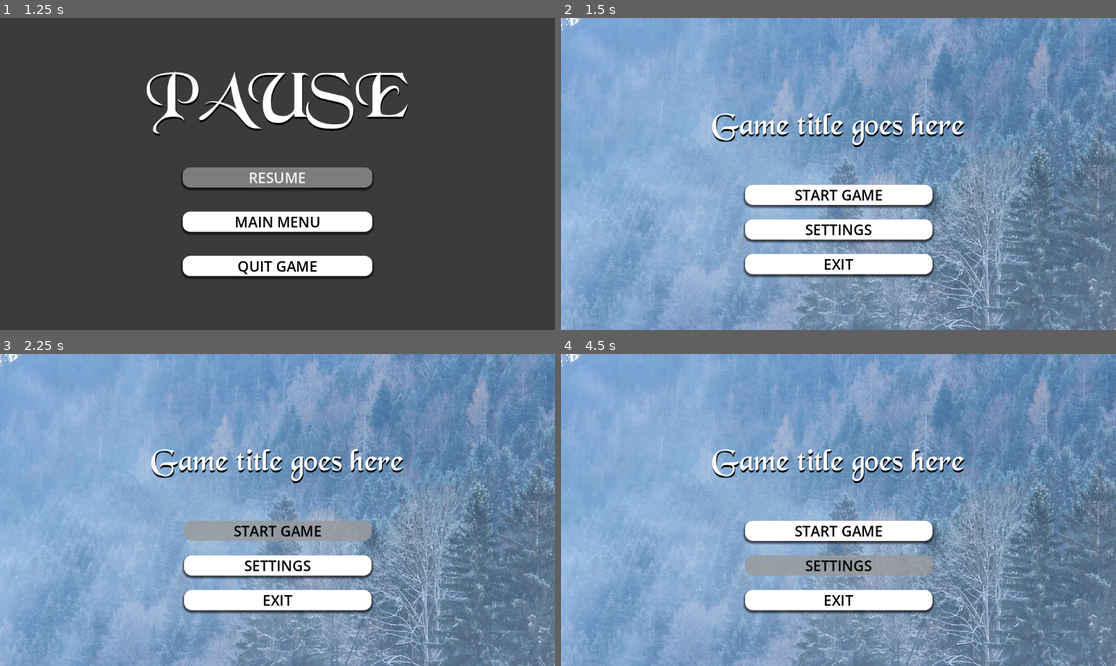
Above: before the commit, frames 1-4 (two rows, left to right).
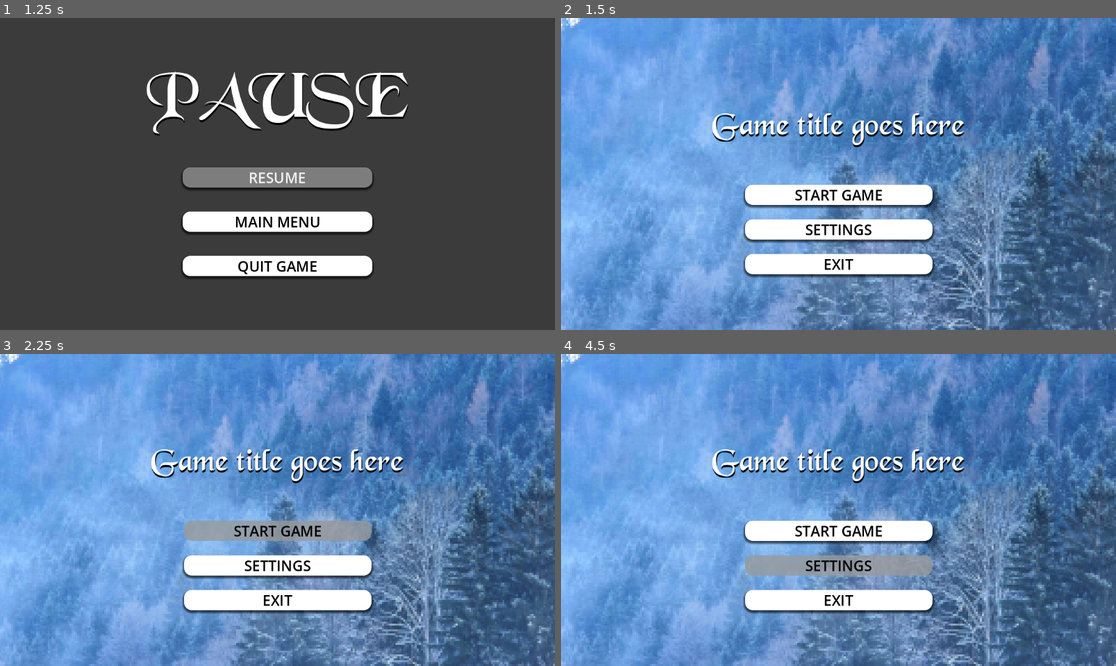
Above: after the commit, the same moments.

Repository: mjura1/gamejam-2025
Game: Godot game, scene res://Scenes/pause_menu.tscn
The game is run twice, just before and just after one commit, with the same random seed, the same clock (stepped at 60 frames per second) and the same inputs. This scene is started directly instead of the project's main scene.
Inputs:
- Up to frame 1 (1.25 s): click "RESUME" at 0.5 s
- Up to frame 2 (1.5 s): click "MAIN MENU" at 1.25 s
- Up to frame 3 (2.25 s): click "START GAME" at 2 s
- Up to frame 4 (4.5 s): click "START GAME" at 2.75 s; click "START GAME" at 3.5 s; click "SETTINGS" at 4.25 s

Frame 1 is identical in both runs. In frame 2, 68% of the frame differs, in the area x 0-100%, y 0-100%; in frame 3, 68%; in frame 4, 68%.

Commit message:
Added rest area

Diff:
--- /dev/null
+++ b/team-berry-game/Scenes/campfire.tscn
@@ -0,0 +1,104 @@
+[gd_scene load_steps=8 format=3 uid="uid://bhhaeyg0emkri"]
+
+[ext_resource type="Texture2D" uid="uid://cvpsmxouknw5q" path="res://Assets/Campfire/image.png" id="1_kfptp"]
+[ext_resource type="Script" uid="uid://c78wuf2s7h847" path="res://Scripts/campfire.gd" id="1_qcxes"]
+
+[sub_resource type="StyleBoxTexture" id="StyleBoxTexture_qcxes"]
+texture = ExtResource("1_kfptp")
+
+[sub_resource type="StyleBoxFlat" id="StyleBoxFlat_kfptp"]
+content_margin_left = 16.0
+content_margin_right = 16.0
+bg_color = Color(0.40352374, 0.24540782, 0.13312465, 1)
+corner_radius_top_left = 16
+corner_radius_top_right = 16
+corner_radius_bottom_right = 16
+corner_radius_bottom_left = 16
+
+[sub_resource type="StyleBoxFlat" id="StyleBoxFlat_a7vrp"]
+bg_color = Color(0.54901963, 0.34509805, 0.2, 0.39215687)
+corner_radius_top_left = 16
+corner_radius_top_right = 16
+corner_radius_bottom_right = 16
+corner_radius_bottom_left = 16
+
+[sub_resource type="StyleBoxFlat" id="StyleBoxFlat_qcxes"]
+content_margin_left = 2.0
+content_margin_top = 2.0
+content_margin_right = 2.0
+content_margin_bottom = 2.0
+bg_color = Color(0.55082357, 0.34482267, 0.19923377, 1)
+corner_radius_top_left = 16
+corner_radius_top_right = 16
+corner_radius_bottom_right = 16
+corner_radius_bottom_left = 16
+
+[sub_resource type="StyleBoxEmpty" id="StyleBoxEmpty_qycku"]
+
+[node name="Campfire" type="Control"]
+layout_mode = 3
+anchors_preset = 15
+anchor_right = 1.0
+anchor_bottom = 1.0
+grow_horizontal = 2
+grow_vertical = 2
+script = ExtResource("1_qcxes")
+
+[node name="Backgroud" type="Panel" parent="."]
+layout_mode = 1
+anchors_preset = 15
+anchor_right = 1.0
+anchor_bottom = 1.0
+grow_horizontal = 2
+grow_vertical = 2
+theme_override_styles/panel = SubResource("StyleBoxTexture_qcxes")
+
+[node name="HBoxContainer" type="HBoxContainer" parent="."]
+layout_mode = 1
+anchors_preset = 12
+anchor_top = 1.0
+anchor_right = 1.0
+anchor_bottom = 1.0
+offset_top = -132.0
+offset_bottom = -40.0
+grow_horizontal = 2
+grow_vertical = 0
+
+[node name="Ugrade" type="Button" parent="HBoxContainer"]
+layout_mode = 2
+size_flags_horizontal = 6
+size_flags_vertical = 4
+theme_override_font_sizes/font_size = 50
+theme_override_styles/normal = SubResource("StyleBoxFlat_kfptp")
+theme_override_styles/pressed = SubResource("StyleBoxFlat_a7vrp")
+theme_override_styles/hover = SubResource("StyleBoxFlat_qcxes")
+theme_override_styles/focus = SubResource("StyleBoxEmpty_qycku")
+text = "UPGRADE
+"
+
+[node name="RestAndBack" type="Button" parent="HBoxContainer"]
+layout_mode = 2
+size_flags_horizontal = 6
+size_flags_vertical = 4
+theme_override_font_sizes/font_size = 67
+theme_override_styles/normal = SubResource("StyleBoxFlat_kfptp")
+theme_override_styles/pressed = SubResource("StyleBoxFlat_a7vrp")
+theme_override_styles/hover = SubResource("StyleBoxFlat_qcxes")
+theme_override_styles/focus = SubResource("StyleBoxEmpty_qycku")
+text = "REST"
+
+[node name="Party" type="Button" parent="HBoxContainer"]
+layout_mode = 2
+size_flags_horizontal = 6
+size_flags_vertical = 4
+theme_override_font_sizes/font_size = 50
+theme_override_styles/normal = SubResource("StyleBoxFlat_kfptp")
+theme_override_styles/pressed = SubResource("StyleBoxFlat_a7vrp")
+theme_override_styles/hover = SubResource("StyleBoxFlat_qcxes")
+theme_override_styles/focus = SubResource("StyleBoxEmpty_qycku")
+text = "PARTY
+"
+
+[connection signal="pressed" from="HBoxContainer/Ugrade" to="." method="_on_ugrade_pressed"]
+[connection signal="pressed" from="HBoxContainer/RestAndBack" to="." method="_on_rest_and_back_pressed"]
+[connection signal="pressed" from="HBoxContainer/Party" to="." method="_on_party_pressed"]
--- a/team-berry-game/Scenes/main_menu.tscn
+++ b/team-berry-game/Scenes/main_menu.tscn
@@ -1,11 +1,11 @@
 [gd_scene load_steps=8 format=3 uid="uid://c3tc8wv28ls53"]
 
 [ext_resource type="Script" uid="uid://hofujk2syf2l" path="res://Scripts/main_menu.gd" id="1_c4rj4"]
-[ext_resource type="Texture2D" uid="uid://k0r6d0o8hm8p" path="res://Assets/menu/20251212_150626.jpg" id="2_ykiyx"]
+[ext_resource type="Texture2D" uid="uid://h8kmeb1incc6" path="res://Assets/menu/menubackground.jpg" id="2_1ehe0"]
 [ext_resource type="FontFile" uid="uid://cuqwva5tcu38a" path="res://Assets/menu/BLKCHCRY.TTF" id="3_wos0d"]
 
 [sub_resource type="StyleBoxTexture" id="StyleBoxTexture_7vrkn"]
-texture = ExtResource("2_ykiyx")
+texture = ExtResource("2_1ehe0")
 
 [sub_resource type="StyleBoxFlat" id="StyleBoxFlat_rhts7"]
 bg_color = Color(1, 1, 1, 1)
--- a/team-berry-game/Scenes/pause_menu.tscn
+++ b/team-berry-game/Scenes/pause_menu.tscn
@@ -1,7 +1,7 @@
 [gd_scene load_steps=11 format=3 uid="uid://bs1el4580gffw"]
 
 [ext_resource type="FontFile" uid="uid://cuqwva5tcu38a" path="res://Assets/menu/BLKCHCRY.TTF" id="1_emv3i"]
-[ext_resource type="Script" uid="uid://dv35vauf1usg2" path="res://Scenes/pause_menu.gd" id="1_k0w1u"]
+[ext_resource type="Script" uid="uid://dv35vauf1usg2" path="res://Scripts/pause_menu.gd" id="1_k0w1u"]
 [ext_resource type="Shader" uid="uid://b8rg0htw0mohe" path="res://Scenes/pause_menu.gdshader" id="2_1och7"]
 
 [sub_resource type="ShaderMaterial" id="ShaderMaterial_bpi0q"]
--- /dev/null
+++ b/team-berry-game/Scripts/campfire.gd
@@ -0,0 +1,113 @@
+extends Control
+class_name MenuController # Dajmo kontrolniku specifično ime
+
+# ===============================================
+# 1. UPRAVLJANJE STANJA GUMBA REST/BACK
+# ===============================================
+
+# Definicija stanj za gumb REST/BACK
+enum RestMenuState {
+	STATE_REST,    # Počitek in oživitev
+	STATE_RETURN   # Vrnitev na mapo
+}
+
+var current_rest_state = RestMenuState.STATE_REST
+
+# Reference na gumbe (PREDPOGOJI: Vozlišča v sceni so poimenovana: Upgrade, Party, RestAndBack)
+@onready var upgrade_button = $HBoxContainer/Ugrade
+@onready var party_button = $HBoxContainer/Party
+@onready var rest_and_back_button = $HBoxContainer/RestAndBack
+
+# ===============================================
+# 2. GODOT FUNKCIJE
+# ===============================================
+
+func _ready() -> void:
+	# 1. Priključi signale za robustnost (Če tega nisi že ročno storil v editorju)
+	# (Priporočilo: Poveži gumbe ročno v Godotu ali preveri veljavnost vozlišča pred povezavo)
+
+	# 2. Nastavi začetno stanje gumba REST/BACK
+	update_rest_button_ui()
+
+# ===============================================
+# 3. GLAVNA LOGIKA (FUNKCIJE DEJSTVA)
+# ===============================================
+
+# Funkcija, ki se sproži, ko je gumb REST/BACK pritisnjen
+func _on_rest_and_back_pressed() -> void:
+
+	match current_rest_state:
+		RestMenuState.STATE_REST:
+			# IZVEDI POČITEK
+			print("Izvajam počitek: Zdravljenje in oživitev likov.")
+			perform_rest_action()
+
+			# PREKLOP NA ZAKLJUČNO STANJE
+			current_rest_state = RestMenuState.STATE_RETURN
+
+		RestMenuState.STATE_RETURN:
+			# IZVEDI VRNITEV
+			print("Vračam se na mapo.")
+			return_to_map_action()
+
+			# Ne preklapljamo stanja, ker zapuščamo ta meni (sceno)
+			# Če bi se meni ponovno uporabil, bi ga ponastavili: current_rest_state = RestMenuState.STATE_REST
+
+	# Posodobi besedilo gumba
+	update_rest_button_ui()
+
+
+# Funkcija za gumb 'UPGRADE'
+func _on_ugrade_pressed() -> void:
+	print("Odpiram meni za nadgradnje.")
+
+
+# Funkcija za gumb 'PARTY'
+func _on_party_pressed() -> void:
+	print("Odpiram meni za pregled in menjavo partyja.")
+	# Tukaj vstavite kodo za odpiranje/prikaz Party menija.
+
+
+# ===============================================
+# 4. POMOŽNE FUNKCIJE (Helpsers)
+# ===============================================
+
+# Logika, ki se zgodi, ko se izvaja počitek (npr. poraba virov)
+func perform_rest_action():
+	# TODO: Dodajte logiko za porabo RESORSCE, oživitev in zdravljenje
+	pass
+
+# Logika, ki se zgodi, ko zapuščamo meni in se vračamo na mapo
+func return_to_map_action():
+	# TODO: Tukaj vstavite kodo za preklop scene nazaj na Rogue-like mapo:
+	# get_tree().change_scene_to_file("res://scenes/roguelike_map.tscn")
+	# Začasno samo izpustimo to sceno, če je bila naložena kot otrok
+	pass
+
+
+# Posodobitev besedila in stanja gumba REST/BACK
+func update_rest_button_ui():
+	if not is_instance_valid(rest_and_back_button):
+		return
+
+	match current_rest_state:
+		RestMenuState.STATE_REST:
+			rest_and_back_button.text = "REST"
+			rest_and_back_button.disabled = false
+
+		RestMenuState.STATE_RETURN:
+			rest_and_back_button.text = "BACK  " # BUG: popravi da se gumb premika narobe
+			rest_and_back_button.disabled = false
+
+	# === PRISILNA POSODOBITEV GUMBA ===
+	rest_and_back_button.minimum_size_changed.emit()
+	rest_and_back_button.queue_redraw()
+
+	# === KRITIČNI KORAK: PRISILNA POSODOBITEV STARŠA (HBoxContainer) ===
+	# Pridobimo starša (HBoxContainer) in mu povemo, naj se posodobi,
+	# saj se je velikost enega od otrok spremenila.
+	var parent_container = rest_and_back_button.get_parent()
+	if is_instance_valid(parent_container) and parent_container is HBoxContainer:
+		parent_container.queue_redraw()
+		# Ta klic v Godot 4 je ključen za nekatere vsebnikov:
+		parent_container.notification(Control.NOTIFICATION_RESIZED)
Binary file added: team-berry-game/Assets/Campfire/4743512951_bccc39abe1_o.jpg
Not shown, added: team-berry-game/Assets/Campfire/4743512951_bccc39abe1_o.jpg.import
Binary file added: team-berry-game/Assets/Campfire/image.png
Not shown, added: team-berry-game/Assets/Campfire/image.png.import
Binary file added: team-berry-game/Assets/menu/menubackground.jpg
Not shown, added: team-berry-game/Assets/menu/menubackground.jpg.import
Not shown, added: team-berry-game/Scripts/campfire.gd.uid
Renamed: team-berry-game/Scenes/pause_menu.gd -> team-berry-game/Scripts/pause_menu.gd
Renamed: team-berry-game/Scenes/pause_menu.gd.uid -> team-berry-game/Scripts/pause_menu.gd.uid
